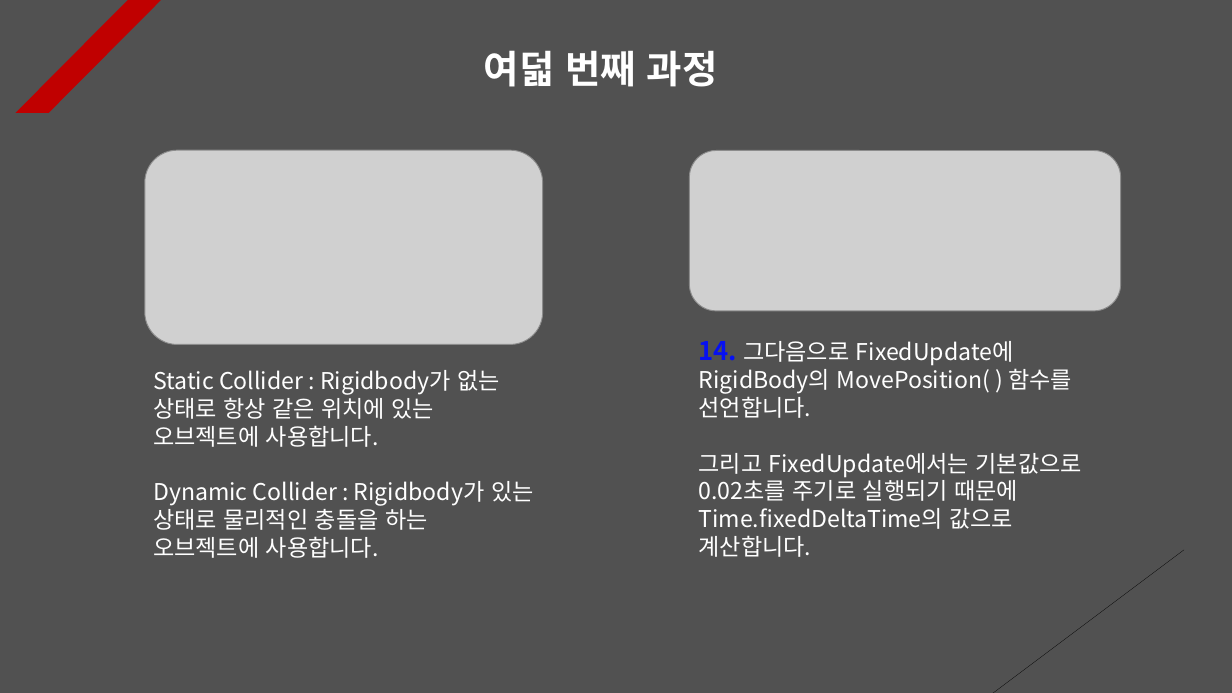
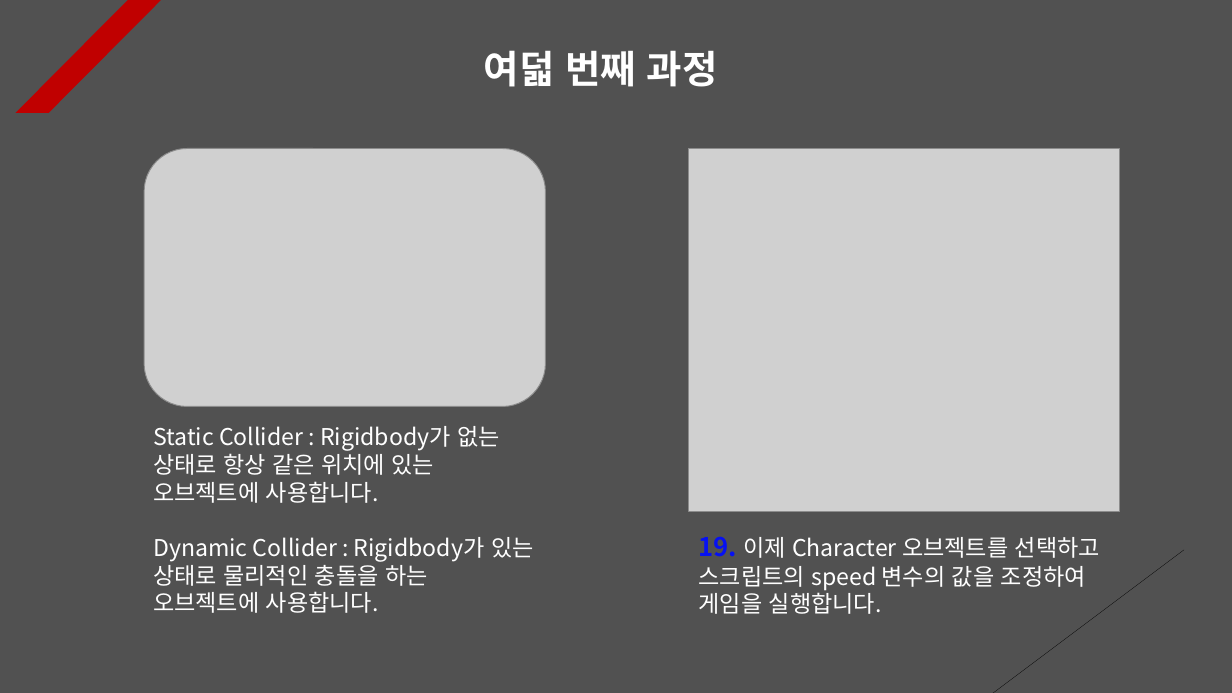
Before and after one commit to Unity2033/3D-UnityEngine, a slide deck: slide 8 of Assets/Class/Collision/PPT Data/Collision Example.pptx. Drawn at 1232x693 pixels with LibreOffice and Linux fonts; fonts in the diff are those of the drawing; grey boxes stand for pictures. Boxes give left, top, right and bottom in pixels: in the first picture for what was removed or moved away, otherwise in the second. Text is boxed around its words. In the diff, an @@ line names an element or a change of style, - is before the commit and + after.

```diff
--- a/Assets/Class/Collision/PPT Data/Collision Example.pptx
+++ b/Assets/Class/Collision/PPT Data/Collision Example.pptx
@@ picture: place and size @@
-picture at (145,150,543,344)
+picture at (144,149,545,407)
@@ picture added at (689,149,1120,512) @@
@@ picture removed at (689,151,1121,311) @@
@@ text removed at (699,341,1082,557) @@
-14. 그다음으로 FixedUpdate에 RigidBody의 MovePosition( ) 함수를 선언합니다.
-그리고 FixedUpdate에서는 기본값으로 0.02초를 주기로 실행되기 때문에 Time.fixedDeltaTime의 값으로 계산합니다.
@@ text "Static Collider : Rigidbody가 없는 ...": place and size @@
-text "Static Collider : Rigidbody가 없는 ..." at (153,370,534,558)
+text "Static Collider : Rigidbody가 없는 ..." at (153,426,534,613)
@@ text added at (699,536,1100,614), 18 pt, text #FFFFFF @@
+19. 이제 Character 오브젝트를 선택하고 스크립트의 speed 변수의 값을 조정하여 게임을 실행합니다.
```
Also in this commit, not shown: 7 other slides changed, 1 slide removed, 28 other files.
